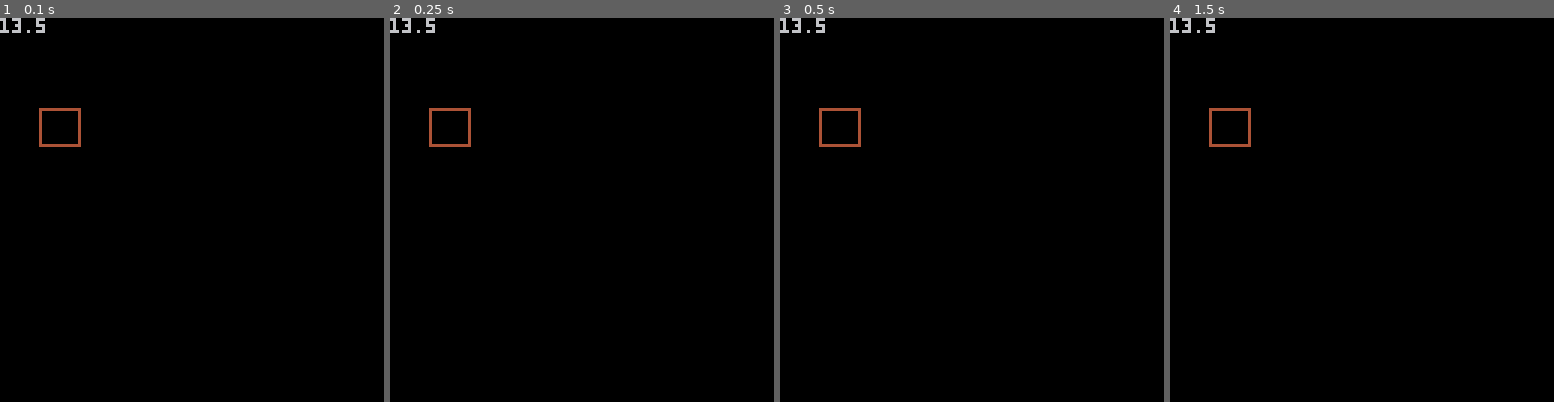
Above: before the commit, frames 1-4 (left to right).
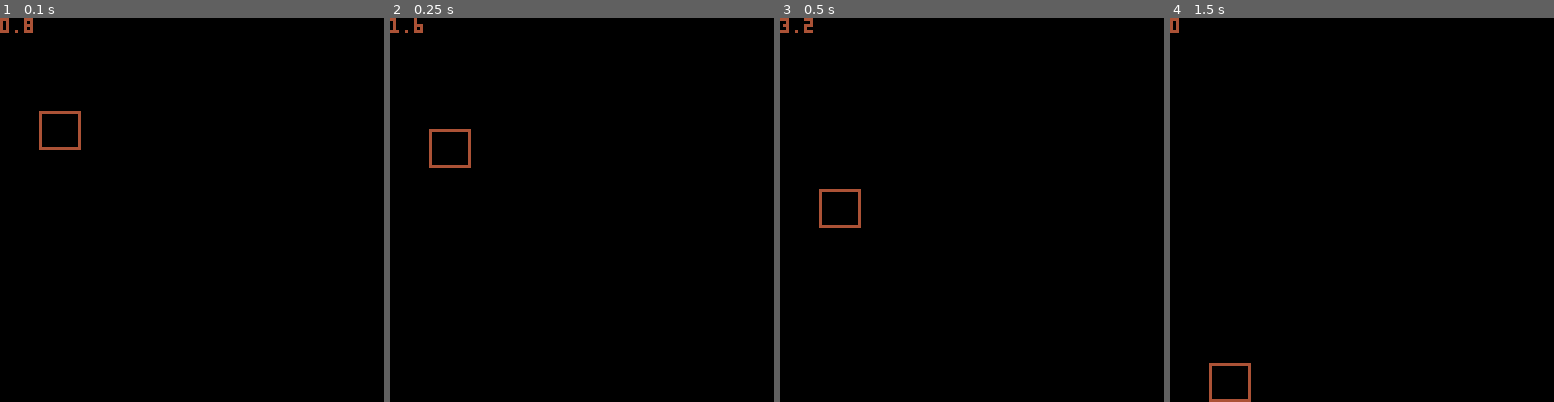
Above: after the commit, the same moments.

Repository: kevylet/PICO-Physics
Game: PICO-8 cartridge physics.p8
Same seed, same stepped clock (60 frames per second), same inputs: the game is played once before the commit and once after it.
Inputs:
- Up to frame 1 (0.1 s): no input
- Up to frame 2 (0.25 s): no input
- Up to frame 3 (0.5 s): no input
- Up to frame 4 (1.5 s): no input

The runs differ from the first frame. In frame 1, 0.6% of the frame differs, in the area x 0-22%, y 0-35%; in frame 2, 0.7%; in frame 3, 0.9%, in the area x 0-22%, y 0-55%; in frame 4, 0.8%.

Commit message:
Update Boxes & Basic Gravity
- Boxes now update their position every frame based on velocities
- Gravity is applied to each point every frame
  > boxes ease into their terminal velocity linearly (will likely be updated to cubic easing)

Diff:
--- a/physics.p8
+++ b/physics.p8
@@ -1,41 +1,99 @@
 pico-8 cartridge // http://www.pico-8.com
 version 8
 __lua__
-cls()
-
 boxes = {}
+gravity = .2 -- how quickly the box accelerates due to gravity
+terminal_v = 5 -- the maximum falling speed of a box (maybe change with size or mass?)
+
+--   p1----p2
+--    |    |
+--    |    |
+--   p3----p4
 
 function spawn_box(size, location, movable)
 	local new_box = {}
 	new_box["points"] = {}
 	new_box["points"]["x1"] = location[1] - (size[1] / 2)
+ new_box["points"]["y1"] = location[2] - (size[2] / 2)
 	new_box["points"]["x2"] = location[1] - (size[1] / 2)
+ new_box["points"]["y2"] = location[2] - (size[2] / 2)
 	new_box["points"]["x3"] = location[1] + (size[1] / 2)
+ new_box["points"]["y3"] = location[2] + (size[2] / 2)
 	new_box["points"]["x4"] = location[1] + (size[1] / 2)
-	new_box["points"]["y1"] = location[2] - (size[2] / 2)
-	new_box["points"]["y2"] = location[2] - (size[2] / 2)
-	new_box["points"]["y3"] = location[2] + (size[2] / 2)
-	new_box["points"]["y4"] = location[2] + (size[2] / 2)
+ new_box["points"]["y4"] = location[2] + (size[2] / 2)
 
 	new_box["velocities"] = {}
 	new_box["velocities"]["vx1"] = 0
+ new_box["velocities"]["vy1"] = 0
 	new_box["velocities"]["vx2"] = 0
+ new_box["velocities"]["vy2"] = 0
 	new_box["velocities"]["vx3"] = 0
+ new_box["velocities"]["vy3"] = 0
 	new_box["velocities"]["vx4"] = 0
-	new_box["velocities"]["vy1"] = 0
-	new_box["velocities"]["vy2"] = 0
-	new_box["velocities"]["vy3"] = 0
-	new_box["velocities"]["vy4"] = 0
+ new_box["velocities"]["vy4"] = 0
 
 	new_box["movable"] = movable
 
 	add(boxes, new_box)
 end
 
-spawn_box({13,12},{20,36}, true)
-
-print(boxes[1]["points"]["x2"])
-rect(boxes[1]["points"]["x1"], boxes[1]["points"]["y1"], boxes[1]["points"]["x3"],boxes[1]["points"]["y3"], 4)
+function ease(v)
+ local increased = v
+ if v < terminal_v then
+  v += gravity
+  return v
+ else
+  v = terminal_v
+  return v
+ end
+end
+
+function apply_gravity(b)
+ if b.points.y3 < 127 or b.points.y3 < 127 then -- if not on floor
+  b.velocities.vy1 = ease(b.velocities.vy1)
+  b.velocities.vy2 = ease(b.velocities.vy2)
+  b.velocities.vy3 = ease(b.velocities.vy3)
+  b.velocities.vy4 = ease(b.velocities.vy4)
+ else
+  b.velocities.vy1 = 0
+  b.velocities.vy2 = 0
+  b.velocities.vy3 = 0
+  b.velocities.vy4 = 0
+ end
+end
+
+function update_box(b)
+ b.points.x1 += b.velocities.vx1
+ b.points.y1 += b.velocities.vy1
+ b.points.x2 += b.velocities.vx2
+ b.points.y2 += b.velocities.vy2
+ b.points.x3 += b.velocities.vx3
+ b.points.y3 += b.velocities.vy3
+ b.points.x4 += b.velocities.vx4
+ b.points.y4 += b.velocities.vy4
+end
+
+function update_boxes(bxs)
+ for b in all(bxs) do
+  apply_gravity(b)
+  update_box(b)
+ end
+end
+
+function _init()
+ spawn_box({13,12},{20,36}, true)
+end
+
+function _update()
+ update_boxes(boxes)
+end
+
+function _draw()
+ cls()
+ print(boxes[1].velocities.vy1)
+ rect(boxes[1]["points"]["x1"], boxes[1]["points"]["y1"], boxes[1]["points"]["x3"],boxes[1]["points"]["y3"], 4)
+end
+
 __gfx__
 00000000000000000000000000000000000000000000000000000000000000000000000000000000000000000000000000000000000000000000000000000000
 00000000000000000000000000000000000000000000000000000000000000000000000000000000000000000000000000000000000000000000000000000000
